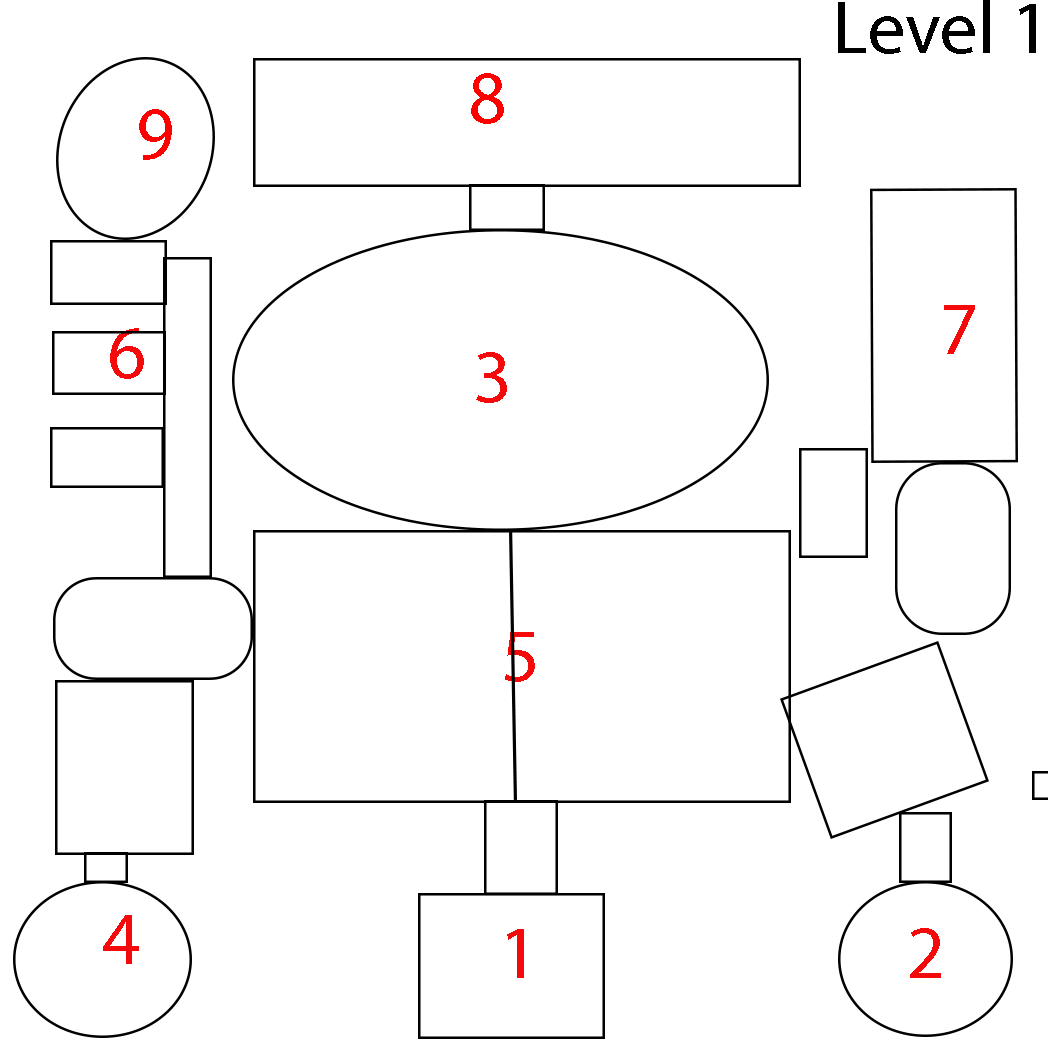
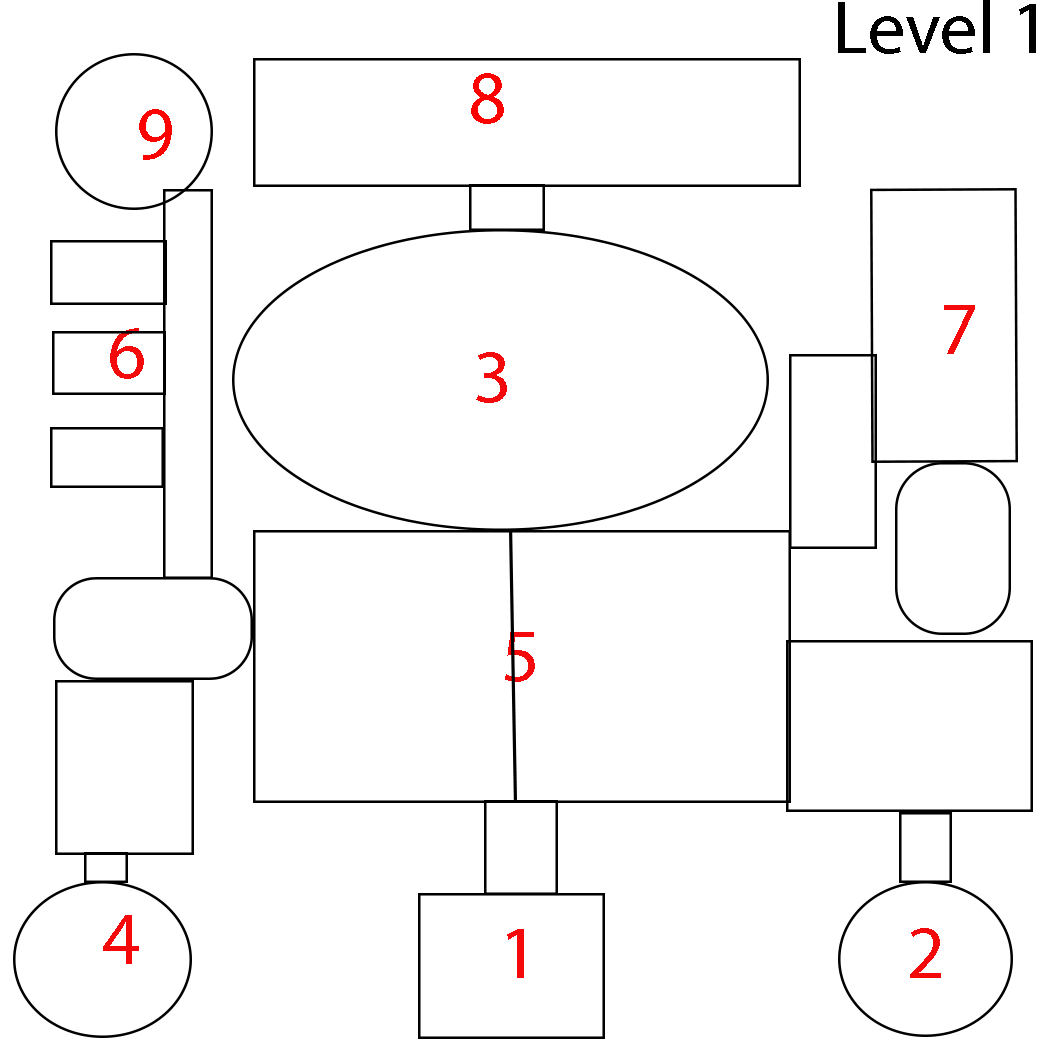
Layers edited between the first and the second 1048x1048 image:
renamed "Rectangle 22" to "Rectangle 24", painted on it over [left=789, top=354, right=877, bottom=558]
removed layer "Rectangle 21" over [left=1033, top=771, right=1048, bottom=800]
renamed "Rectangle 8" to "Rectangle 25", painted on it over [left=780, top=640, right=1033, bottom=839]
painted on "Ellipse 3" over [left=55, top=53, right=215, bottom=240]
painted on "Rectangle 15" over [left=163, top=189, right=213, bottom=578]
